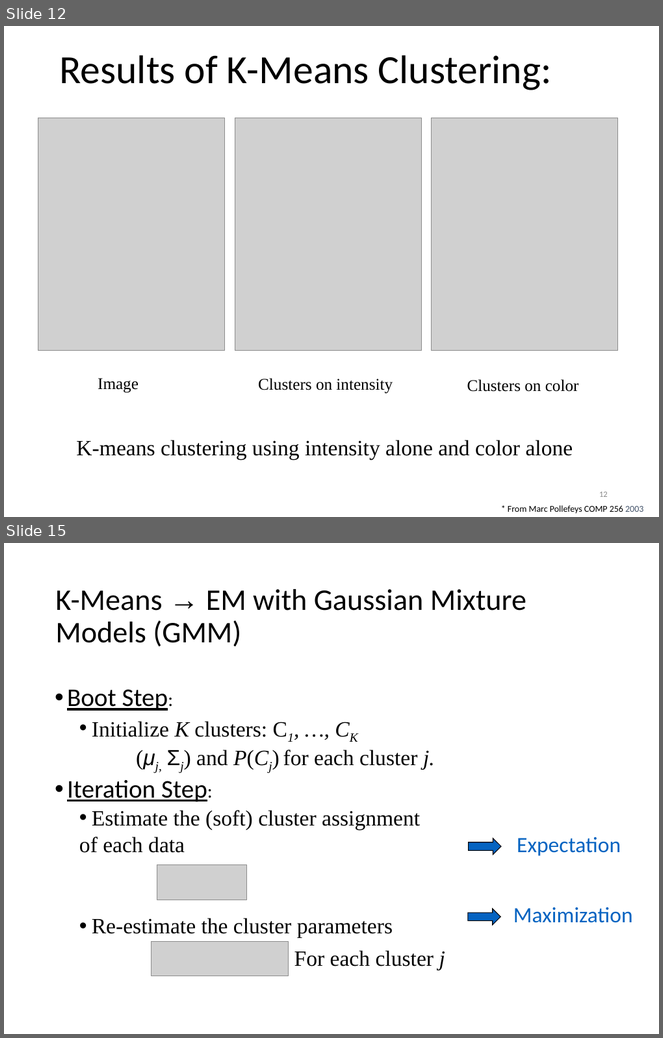
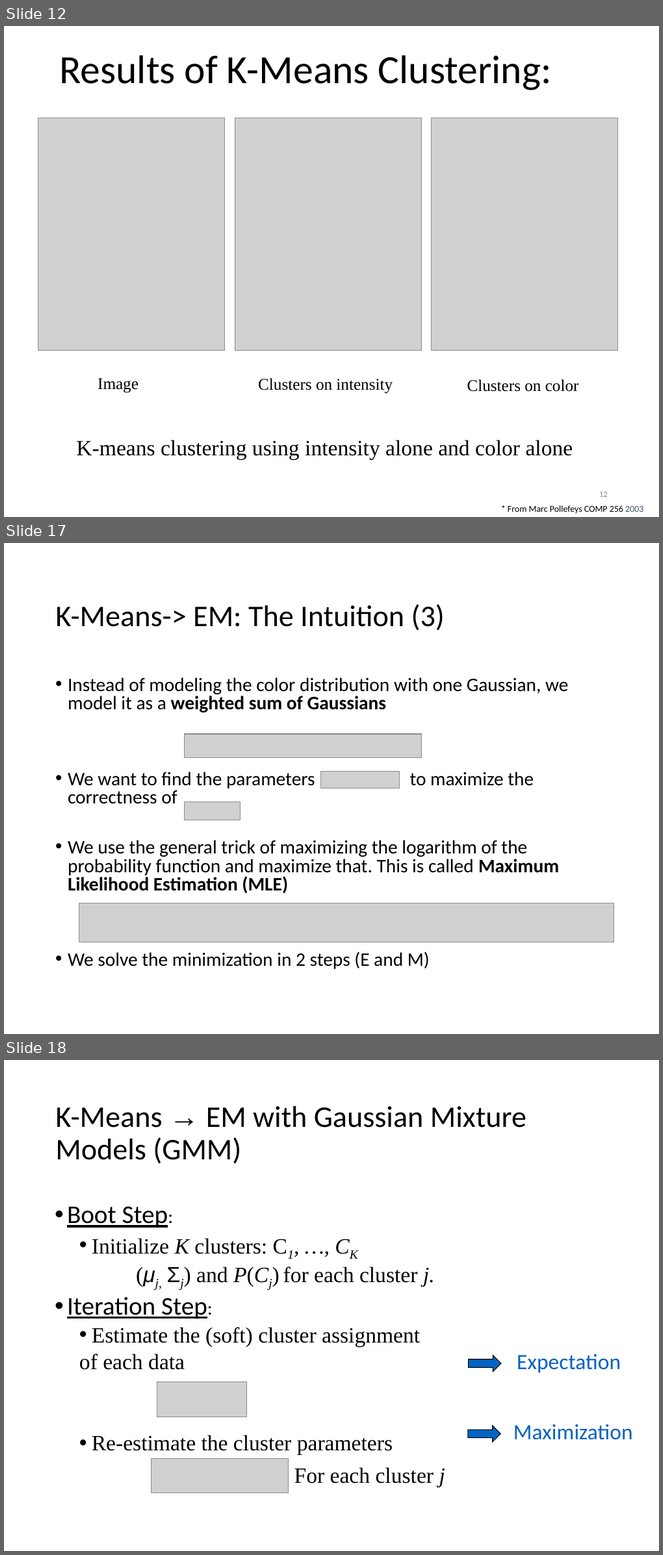
Before and after one commit to cmsc426spring2019/cmsc426spring2019.github.io, a slide deck: lectures/week_2/EM.ppt. Shown one above the other, each under a label of ours: slides 12 and 15 before the commit, slides 12, 17 and 18 after it; the slides between them are not shown. The pictures are 663x1038 and 663x1555 pixels, drawn with LibreOffice and Linux fonts; fonts in the diff are those of the drawing; grey boxes stand for pictures. Boxes give left, top, right and bottom in pixels: in the first picture for what was removed or moved away, otherwise in the second. Text is boxed around its words. In the diff, an @@ line names an element or a change of style, - is before the commit and + after.

```diff
--- a/lectures/week_2/EM.ppt
+++ b/lectures/week_2/EM.ppt
@@ slide 17 added at (4,543,659,1034), background #FFFFFF @@
@@ title added at (55,604,445,631), 33 pt, text #000000 @@
+K-Means-> EM: The Intuition (3)
@@ text added at (68,678,568,969), 21 pt, text #000000 @@
+• Instead of modeling the color distribution with one Gaussian, we model it as a weighted sum of Gaussians
+• We want to find the parameters to maximize the correctness of
+• We use the general trick of maximizing the logarithm of the probability function and maximize that. This is called Maximum Likelihood Estimation (MLE)
+• We solve the minimization in 2 steps (E and M)
@@ picture added at (184,734,421,758) @@
@@ picture added at (321,772,399,789) @@
@@ picture added at (184,802,240,820) @@
@@ picture added at (79,903,614,942) @@
@@ what was slide 15 is now slide 18 @@
```
Also in this commit, not shown: 4 slides changed, 2 other slides added.
